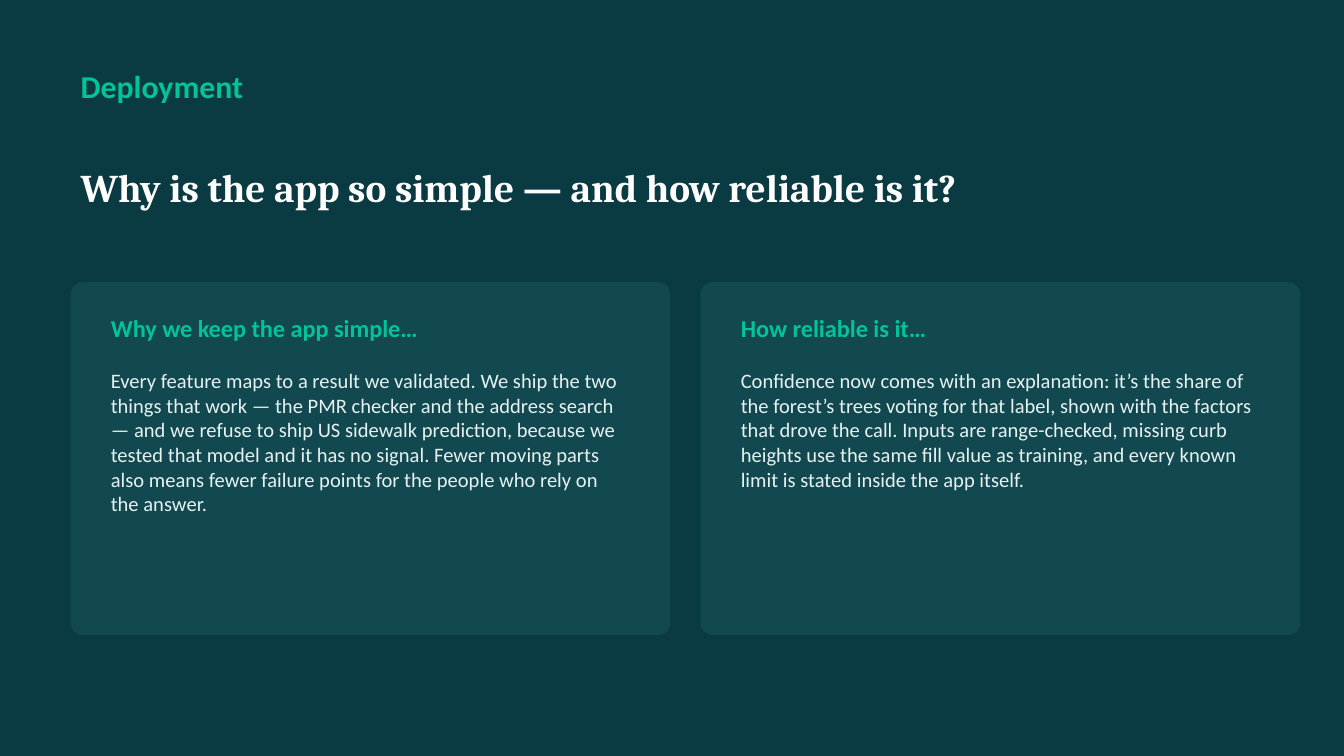
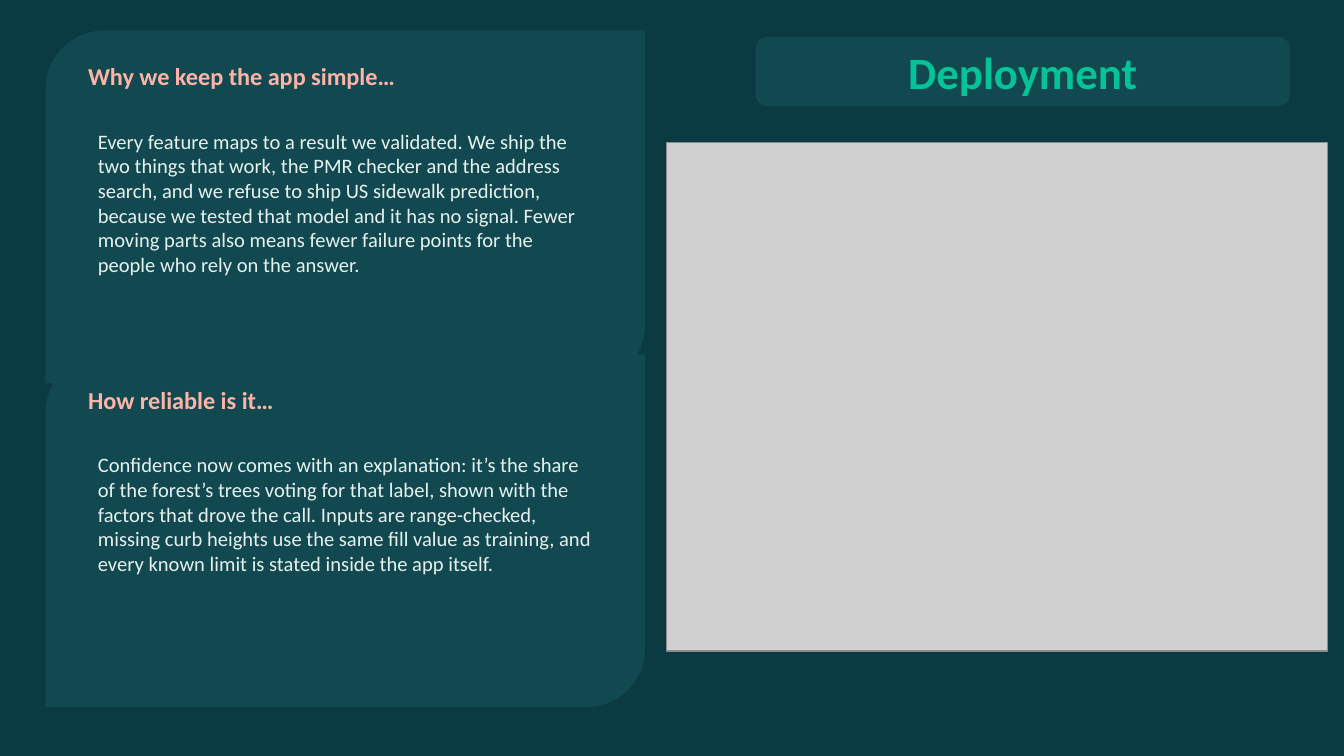
Before and after one commit to zhang-systems/ai4all-accessmap, a slide deck: slide 12 of reports/AccessMap_Final_Presentation.pptx. Drawn at 1344x756 pixels with LibreOffice and Linux fonts; fonts in the diff are those of the drawing; grey boxes stand for pictures. Boxes give left, top, right and bottom in pixels: in the first picture for what was removed or moved away, otherwise in the second. Text is boxed around its words. In the diff, an @@ line names an element or a change of style, - is before the commit and + after.

```diff
--- a/reports/AccessMap_Final_Presentation.pptx
+++ b/reports/AccessMap_Final_Presentation.pptx
@@ round diag rect added at (46, 31, 645, 383), fill #12484F @@
@@ round diag rect "Why we keep the app ...": place and size @@
-round diag rect "Why we keep the app ..." at (111, 320, 418, 341)
+round diag rect "Why we keep the app ..." at (75, 51, 610, 102)
@@ round diag rect "Why we keep the app ..." at (75, 51, 610, 102): text colour #02C39A to #FFB4A8 @@
@@ rounded rectangle "Deployment": place and size @@
-rounded rectangle "Deployment" at (81, 76, 243, 103)
+rounded rectangle "Deployment" at (755, 36, 1290, 106)
@@ rounded rectangle "Deployment" at (755, 36, 1290, 106): size 17 to 24 pt; alignment left to centre; fill none to #12484F @@
@@ round diag rect "Every feature maps to a ...": place and size @@
-round diag rect "Every feature maps to a ..." at (111, 373, 617, 511)
+round diag rect "Every feature maps to a ..." at (75, 112, 614, 364)
@@ text in round diag rect at (98, 134, 575, 276): text changed @@
-Every feature maps to a result we validated. We ship the two things that work — the PMR checker and the address search — and we refuse to ship US sidewalk prediction, because we tested that model and it has no signal. Fewer moving parts also means fewer failure points for the people who rely on the answer.
+Every feature maps to a result we validated. We ship the two things that work, the PMR checker and the address search, and we refuse to ship US sidewalk prediction, because we tested that model and it has no signal. Fewer moving parts also means fewer failure points for the people who rely on the answer.
@@ picture added at (667, 142, 1328, 652) @@
@@ text removed at (81, 174, 956, 211) @@
-Why is the app so simple — and how reliable is it?
@@ rounded rectangle removed at (71, 282, 671, 634) @@
@@ rounded rectangle removed at (700, 282, 1300, 634) @@
@@ round diag rect added at (46, 355, 645, 707), fill #12484F @@
@@ round diag rect "How reliable is it…" at (75, 375, 610, 426): text colour #02C39A to #FFB4A8 @@
@@ round diag rect "How reliable is it…": place and size @@
-round diag rect "How reliable is it…" at (741, 320, 927, 337)
+round diag rect "How reliable is it…" at (75, 375, 610, 426)
@@ round diag rect "Confidence now comes with an ...": place and size @@
-round diag rect "Confidence now comes with an ..." at (741, 373, 1251, 491)
+round diag rect "Confidence now comes with an ..." at (75, 435, 614, 688)
```
Also in this commit, not shown: 12 other slides changed, 1 other file.
